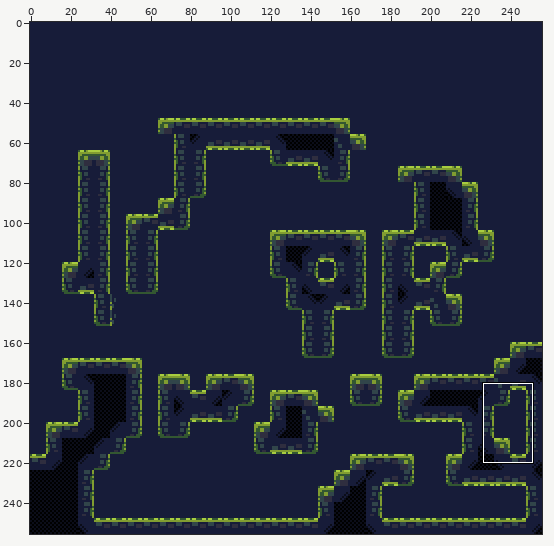
Sprite sheet, stored at levels/World1/simplified/Level_2/_composite.png. The first picture is a wide view before the edit; the outline marks the close-up.
Close-up. Earlier state:
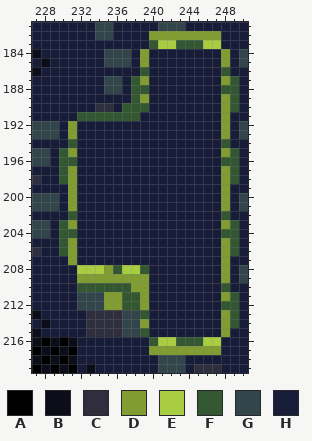
The file is 256x256 pixels. Shown: x 227..250, y 181..219. The commit also changed other parts of the picture, which this record leaves out.
Palette (. is transparent): A #000000  B #0b0d19  C #2f2e3f  D #819d31  E #a8cd40  F #335731  G #31454a  H #171c39
Pixels before, first column x 227:
181 HHHHHHHGGHHHHHGGGHHHHHHH
182 HHHHHHHGGHHHHDDDDDDDDHHH
183 HHHHHHHHHHHHHFEEFFFEEHHH
184 BHHHHHHHGGGHDHHHHHHHHDHG
185 HBHHHHHHGGGHDHHHHHHHHDHG
186 BHHHHHHHHHHHFHHHHHHHHFHH
187 HHHHHHHHGGHFDHHHHHHHHDFH
188 HHHHHHHHGGHFFHHHHHHHHFFH
189 HHHHHHHHHHHFDHHHHHHHHDFH
190 HHHHHHHCCHFFFHHHHHHHHDFH
191 HHHHHFFFFFFFHHHHHHHHHDHH
192 GGGHDHHHHHHHHHHHHHHHHDHG
193 GGGHDHHHHHHHHHHHHHHHHDHG
194 HHHHFHHHHHHHHHHHHHHHHFHH
195 GGHFDHHHHHHHHHHHHHHHHDFH
196 GGHFFHHHHHHHHHHHHHHHHFFH
197 HHHFDHHHHHHHHHHHHHHHHDFH
198 CHHFDHHHHHHHHHHHHHHHHDFH
199 HHHHDHHHHHHHHHHHHHHHHDHH
200 GGGHDHHHHHHHHHHHHHHHHDHG
201 GGGHDHHHHHHHHHHHHHHHHDHG
202 HHHHFHHHHHHHHHHHHHHHHFHH
203 GGHFDHHHHHHHHHHHHHHHHDFH
204 GGHFFHHHHHHHHHHHHHHHHFFH
205 HHHFDHHHHHHHHHHHHHHHHDFH
206 CHHFDHHHHHHHHHHHHHHHHDFH
207 HHHHDHHHHHHHHHHHHHHHHDHH
208 HHHHHEEEDFEEFHHHHHHHHDHG
209 HHHHHDDDDDDDDHHHHHHHHDHG
210 HHHHHFFFFFFDDHHHHHHHHFHH
211 HHHHHGGGDDFFDHHHHHHHHDFH
212 HHHHHGGGDDFFDHHHHHHHHFFH
213 BHHHHHCCCCGGFHHHHHHHHDFH
214 HBHHHHCCCCGGDHHHHHHHHDFH
215 BHHHHHCCCCGGFHHHHHHHHDHH
216 BABABHHHHHHHHFEEFFFEEHHH
217 ABABAHHHHHHHHDDDDDDDDHHH
218 BABABHHHHHHHHHGGGHHHHHHH
219 ABABAHBHHHHHHHGGGHCCCHHH
The same view after the edit:
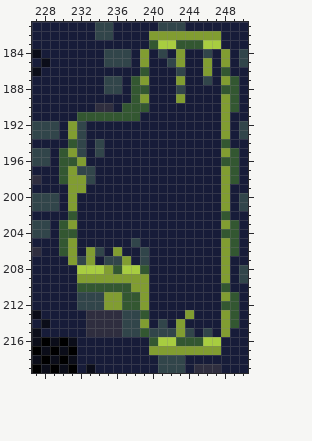
Difference:
The author changed colour H to colour D in row 184 at x 243; in row 185 at x 243 and 246; in row 186 at x 246; in row 187 at x 243; in row 189 at x 243; in row 196 at x 232.
The author changed colour H to colour D in rows 198 to 199 at x 232; in row 206 at x 233 and 236; in row 207 at x 233 and 237; in row 213 at x 244; in rows 214 to 215 at x 243.
The author changed colour H to colour G in row 184 at x 241 and 246; in row 185 at x 242; in row 186 at x 243; in row 187 at x 246; in row 188 at x 243; in rows 192 to 193 at x 232.
The author changed colour H to colour G in rows 194 to 195 at x 232 and 234; in row 197 at x 232 to 233; in row 198 at x 233; in row 205 at x 238; in row 206 at x 234 and 239; in row 207 at x 232, 235 to 236 and 239.
The author changed colour H to colour G in row 214 at x 241; in row 215 at x 240 to 242, 244 and 246.
